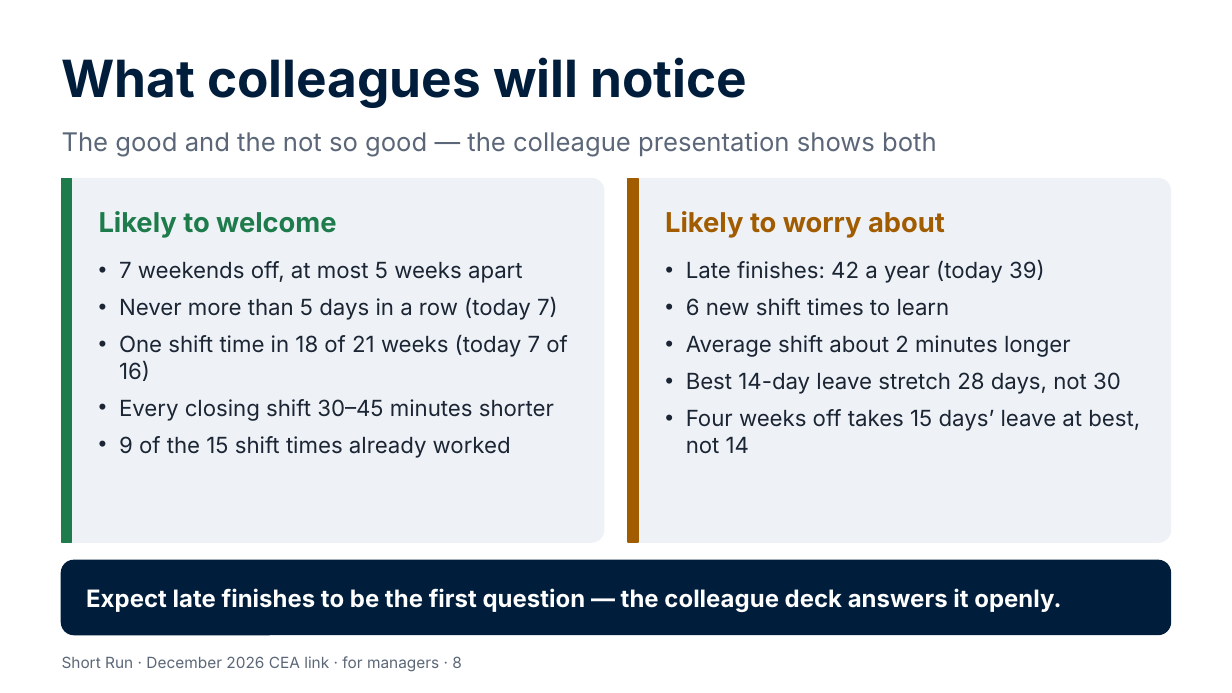
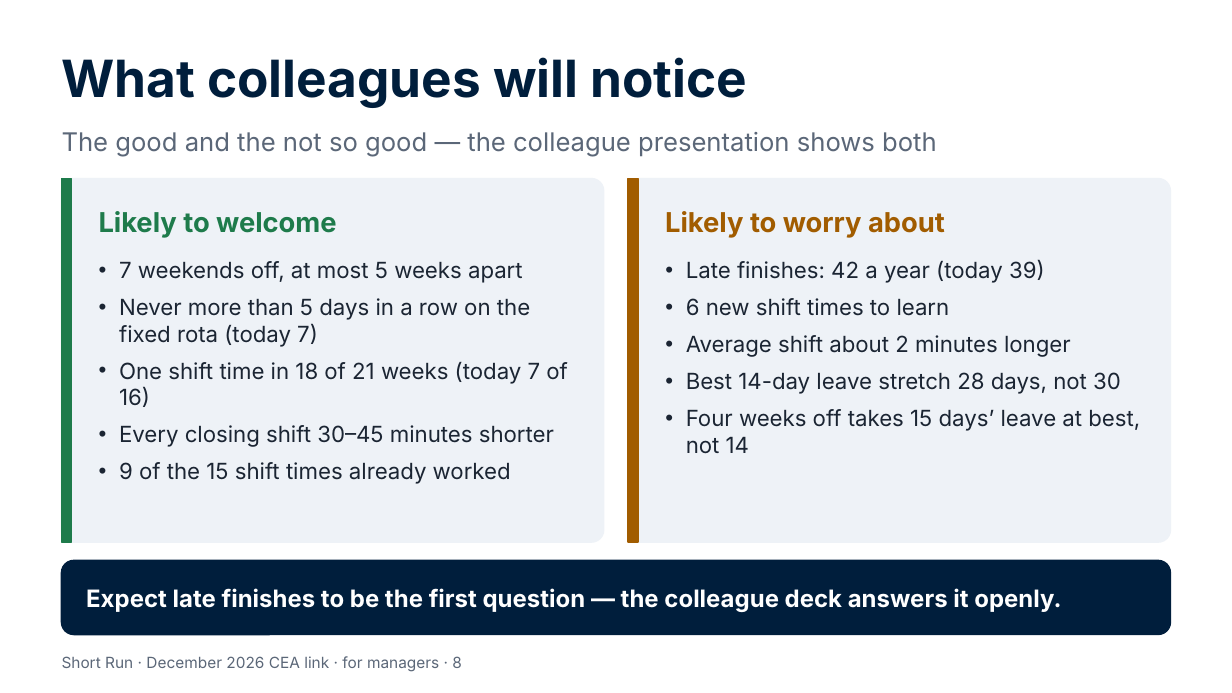
Before and after one commit to Garethdavidmiller/roster-app, a slide deck: slide 8 of docs/links-26/presentations/Short-Run-for-managers.pptx. Drawn at 1232x693 pixels with LibreOffice and Linux fonts; fonts in the diff are those of the drawing. Boxes give left, top, right and bottom in pixels: in the first picture for what was removed or moved away, otherwise in the second. Text is boxed around its words. In the diff, an @@ line names an element or a change of style, - is before the commit and + after.

```diff
--- a/docs/links-26/presentations/Short-Run-for-managers.pptx
+++ b/docs/links-26/presentations/Short-Run-for-managers.pptx
@@ text at (119, 298, 530, 347): text changed @@
-• Never more than 5 days in a row (today 7)
+• Never more than 5 days in a row on the fixed rota (today 7)
```
Also in this commit, not shown: 1 other slide changed, 19 other files.
